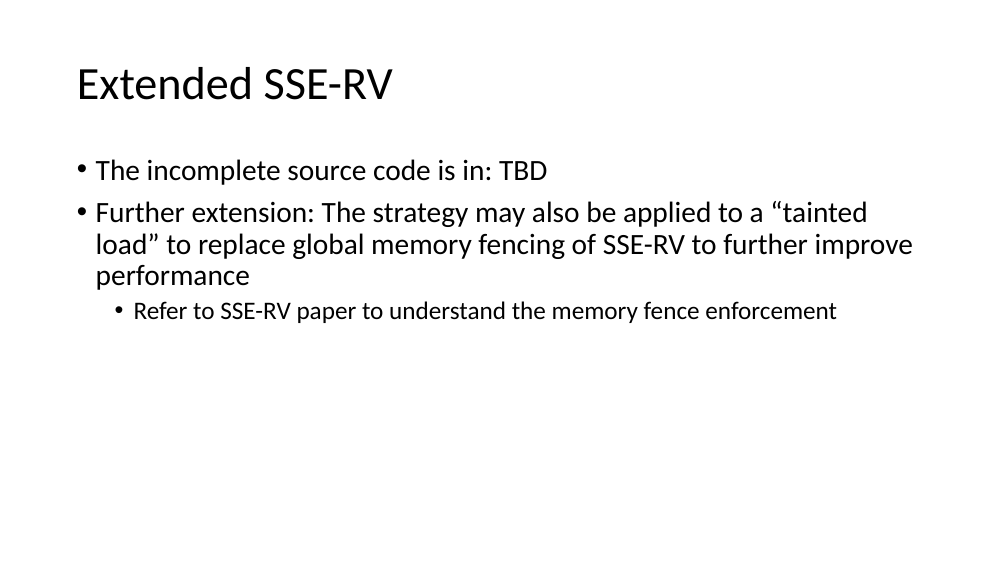
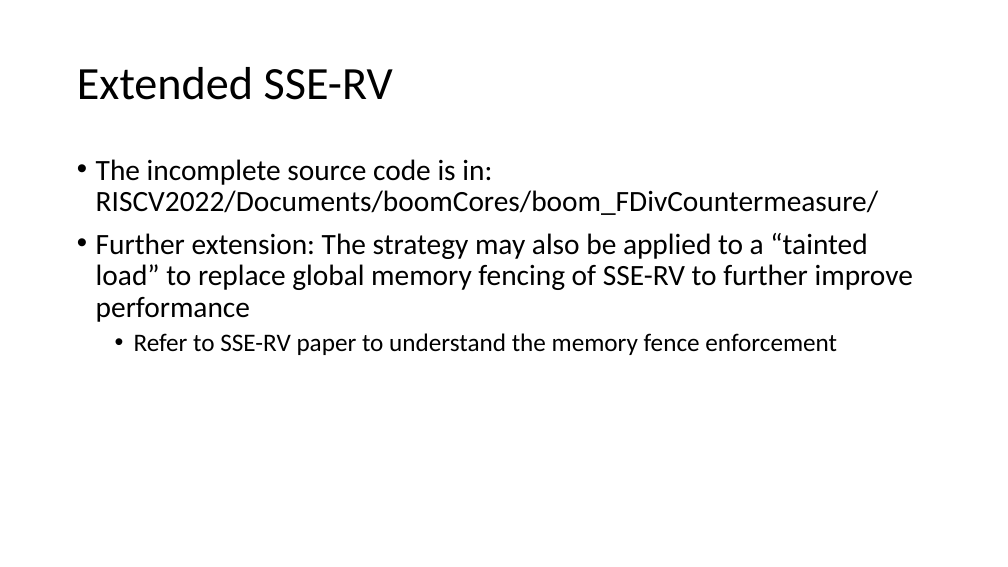
Before and after one commit to zzmzc333/RISCV-Documents, a slide deck: slide 26 of RISC-V Tutorial.pptx. Drawn at 1008x567 pixels with LibreOffice and Linux fonts; fonts in the diff are those of the drawing. Boxes give left, top, right and bottom in pixels: in the first picture for what was removed or moved away, otherwise in the second. Text is boxed around its words. In the diff, an @@ line names an element or a change of style, - is before the commit and + after.

```diff
--- a/RISC-V Tutorial.pptx
+++ b/RISC-V Tutorial.pptx
@@ text at (96,159,878,215): text changed @@
-• The incomplete source code is in: TBD
+• The incomplete source code is in: RISCV2022/Documents/boomCores/boom_FDivCountermeasure/
```
Also in this commit, not shown: 6 other slides changed.
